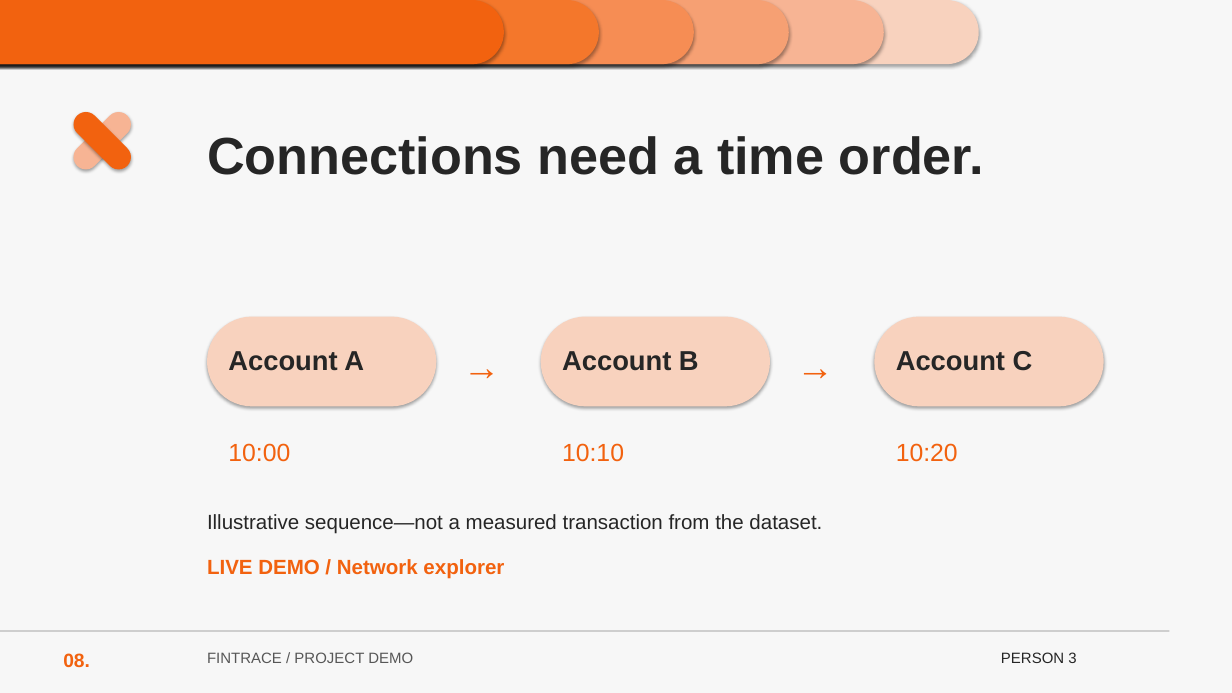
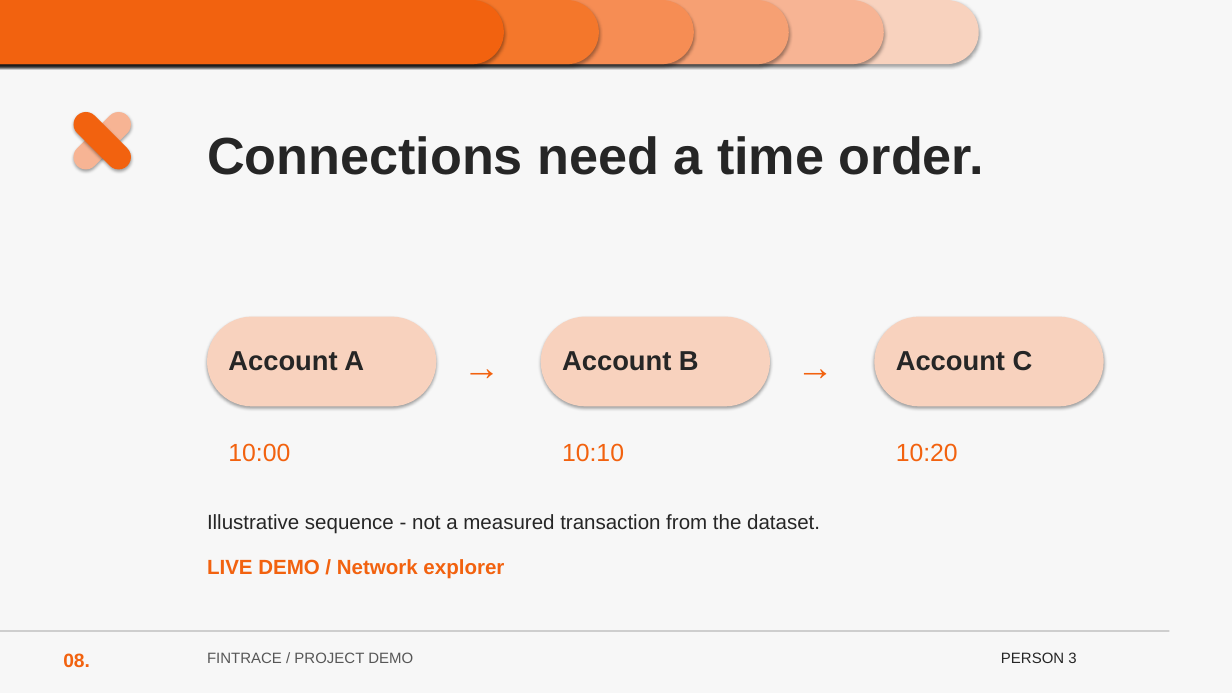
Before and after one commit to KnightFang36/FinTrace, a slide deck: slide 8 of docs/PRESENTATION.pptx. Drawn at 1232x693 pixels with LibreOffice and Linux fonts; fonts in the diff are those of the drawing. Boxes give left, top, right and bottom in pixels: in the first picture for what was removed or moved away, otherwise in the second. Text is boxed around its words. In the diff, an @@ line names an element or a change of style, - is before the commit and + after.

```diff
--- a/docs/PRESENTATION.pptx
+++ b/docs/PRESENTATION.pptx
@@ text at bbox=[207, 514, 820, 534]: text changed @@
-Illustrative sequence—not a measured transaction from the dataset.
+Illustrative sequence - not a measured transaction from the dataset.
```
Also in this commit, not shown: 4 other slides changed, 2 other files.
